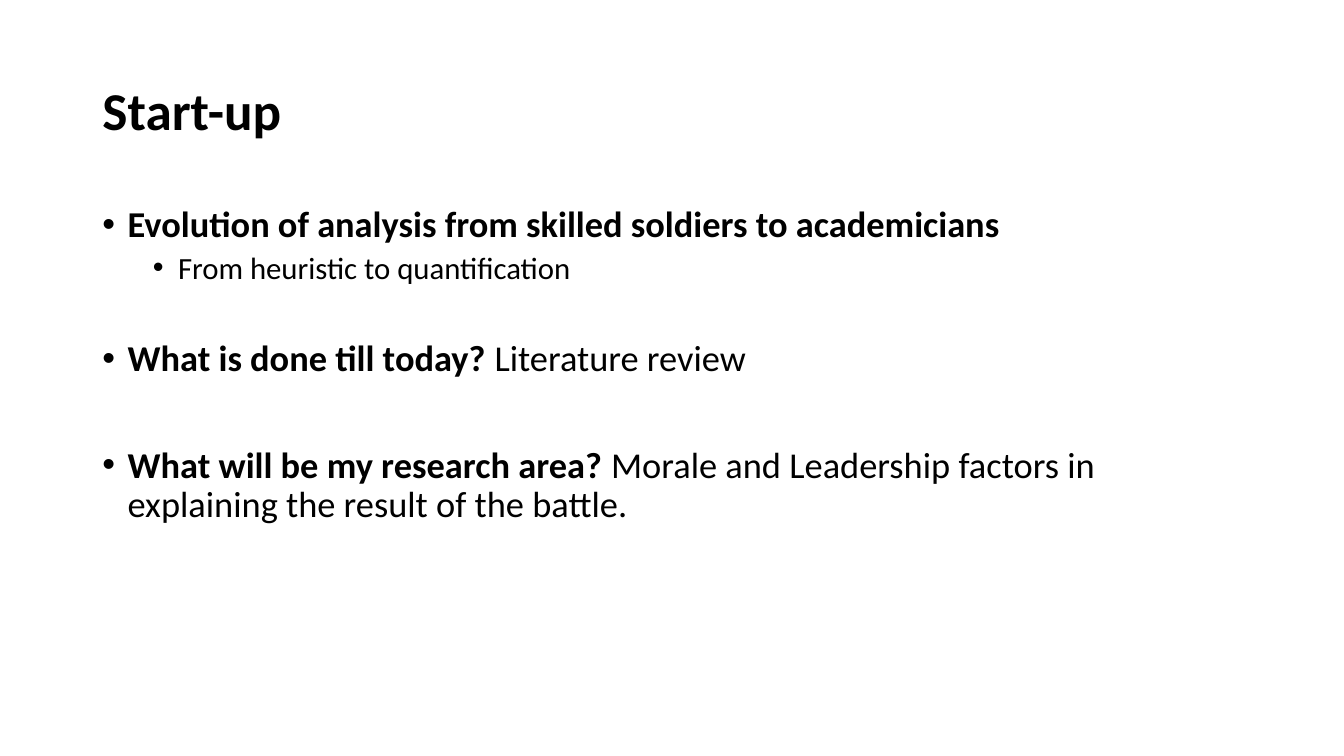
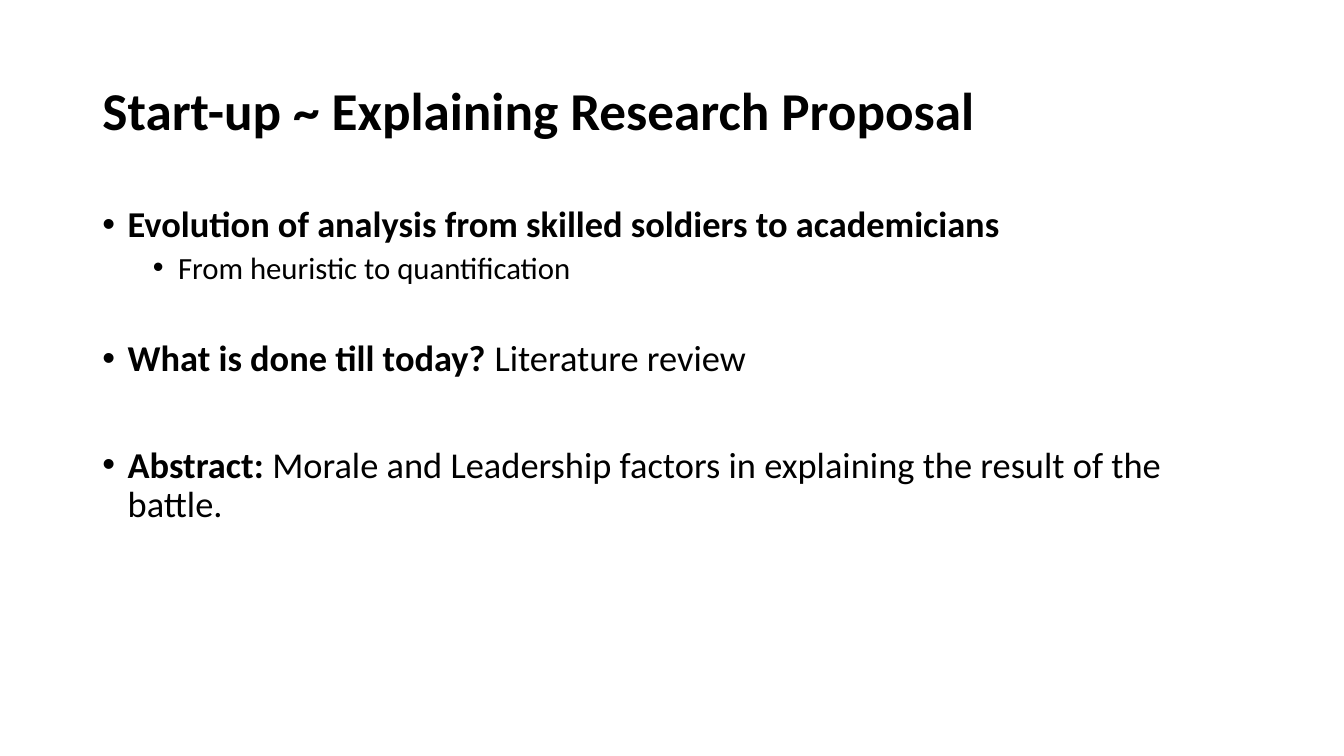
Before and after one commit to GurkanGitHub/PhD, a slide deck: slide 3 of PhD Discussion.pptx (slide 2 before the commit). Drawn at 1344x756 pixels with LibreOffice and Linux fonts; fonts in the diff are those of the drawing. Boxes give left, top, right and bottom in pixels: in the first picture for what was removed or moved away, otherwise in the second. Text is boxed around its words. In the diff, an @@ line names an element or a change of style, - is before the commit and + after.

```diff
--- a/PhD Discussion.pptx
+++ b/PhD Discussion.pptx
@@ title at bbox=[102, 92, 974, 139]: text changed @@
-Start-up
+Start-up ~ Explaining Research Proposal
@@ text at bbox=[128, 452, 1160, 518]: text changed @@
-• What will be my research area? Morale and Leadership factors in explaining the result of the battle.
+• Abstract: Morale and Leadership factors in explaining the result of the battle.
```
Also in this commit, not shown: 6 other slides changed, 2 slides added, 1 other file.
